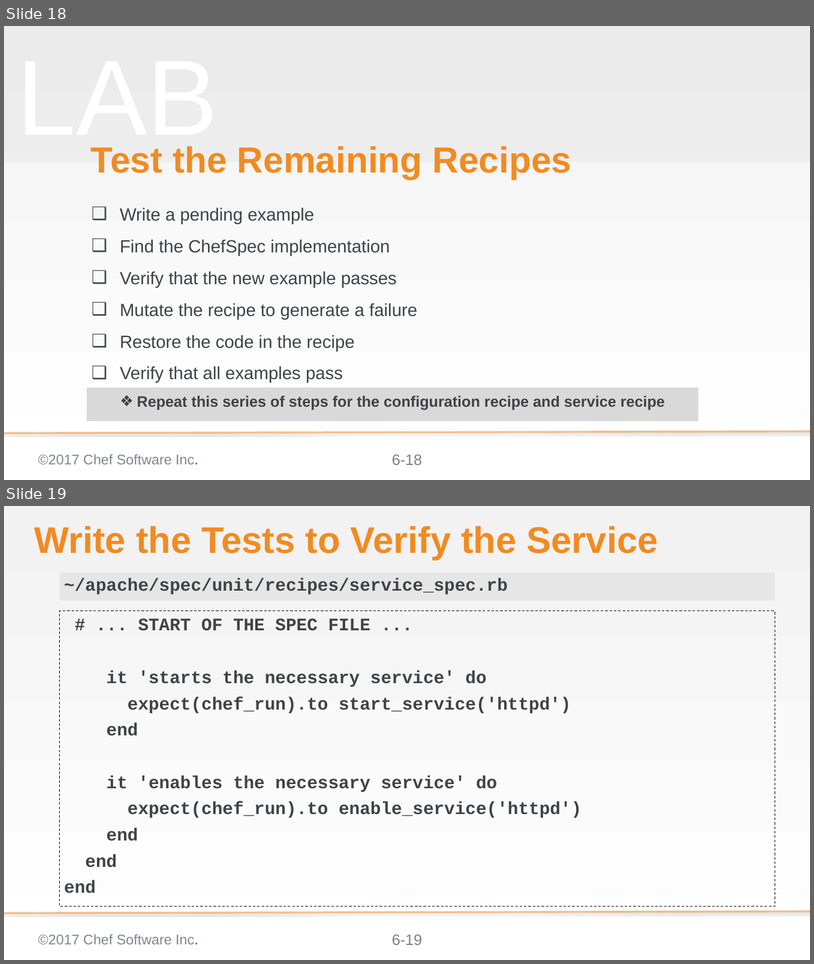
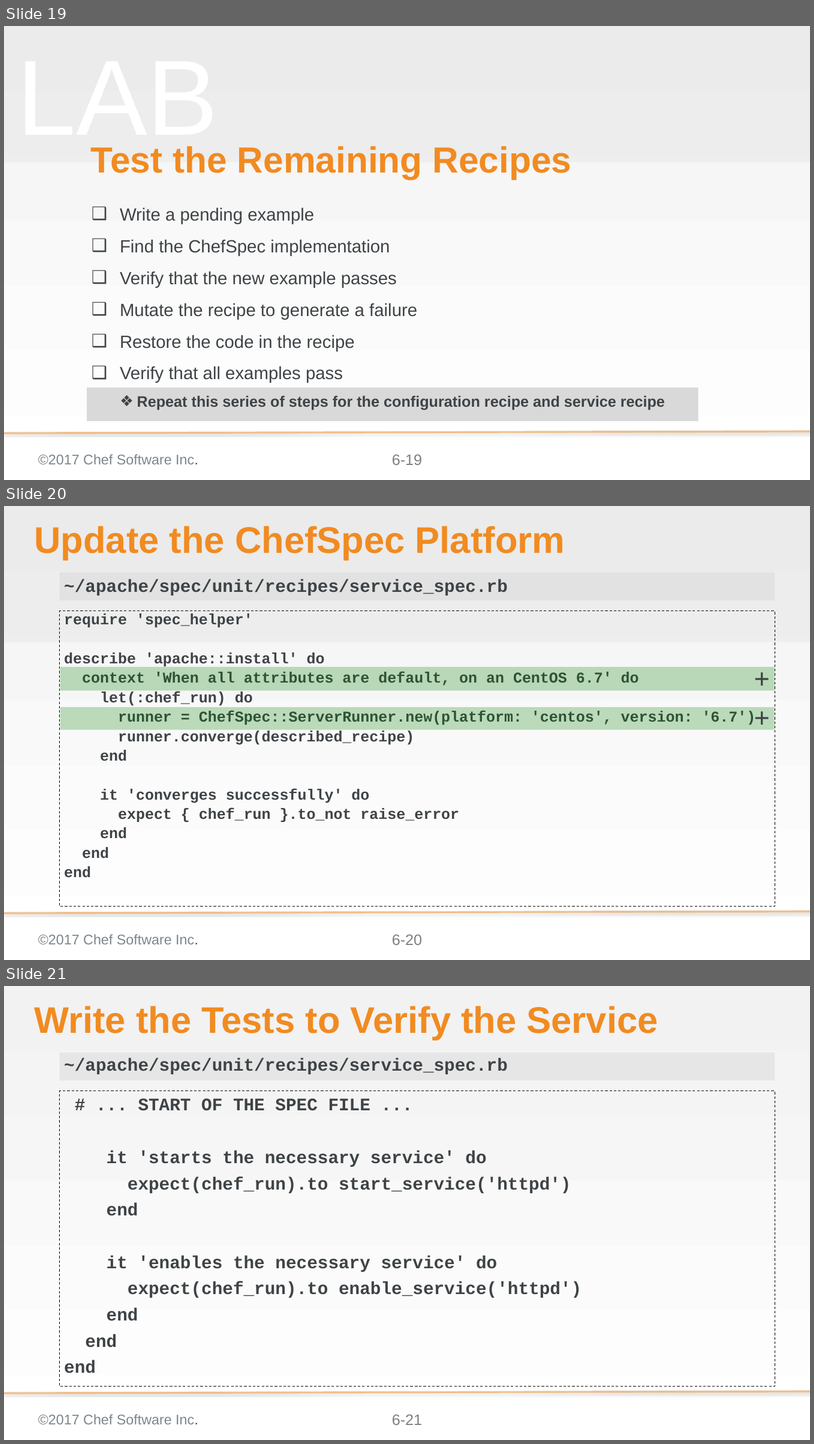
Before and after one commit to ericheiser/chef-intermediate, a slide deck: 06-testing_resources_in_recipes.pptx. Shown one above the other, each under a label of ours: slides 18 and 19 before the commit, slides 19, 20 and 21 after it. The pictures are 814x964 and 814x1444 pixels, drawn with LibreOffice and Linux fonts; fonts in the diff are those of the drawing; background and template pictures are left out. Boxes give left, top, right and bottom in pixels: in the first picture for what was removed or moved away, otherwise in the second. Text is boxed around its words. In the diff, an @@ line names an element or a change of style, - is before the commit and + after.

Commit message:
Fixes #117 the unspecifed platform in the specs are gone
It now defaults to CentOS and encourages the learner to make the
changes immediately.

```diff
--- a/06-testing_resources_in_recipes.pptx
+++ b/06-testing_resources_in_recipes.pptx
@@ slide 20 added at [4, 506, 810, 960], background gradient #F2F2F2 to #FFFFFF; not listed: 4 template elements that a slide beside it also shows @@
@@ title added at [34, 526, 565, 560], 58.7 pt, text #F18B21, bold @@
+Update the ChefSpec Platform
@@ text added at [60, 572, 775, 600], fill #D9D9D9 at 50% opacity, 28 pt, text #3E4346, bold @@
+~/apache/spec/unit/recipes/service_spec.rb
@@ text added at [60, 611, 775, 906], outline #000000 1 pt dashed, 23.8 pt, text #3E4346, bold @@
+require 'spec_helper'
+describe 'apache::install' do
+context 'When all attributes are default, on an CentOS 6.7' do
+let(:chef_run) do
+runner = ChefSpec::ServerRunner.new(platform: 'centos', version: '6.7')
+runner.converge(described_recipe)
+end
+it 'converges successfully' do
+expect { chef_run }.to_not raise_error
+end
+end
+end
@@ text added at [60, 667, 774, 690], fill #008000 at 25% opacity, 42.7 pt, text #3E4346 @@
++
@@ text added at [60, 707, 774, 730], fill #008000 at 25% opacity, 42.7 pt, text #3E4346 @@
++
@@ what was slide 18 is now slide 19 @@
@@ page number at [392, 454, 422, 465]: text changed @@
-6-18
+6-19
@@ what was slide 19 is now slide 21 @@
@@ page number at [392, 1414, 422, 1425]: text changed @@
-6-19
+6-21
```
Also in this commit, not shown: 2 slides changed, 1 other slide added, 3 other files.
